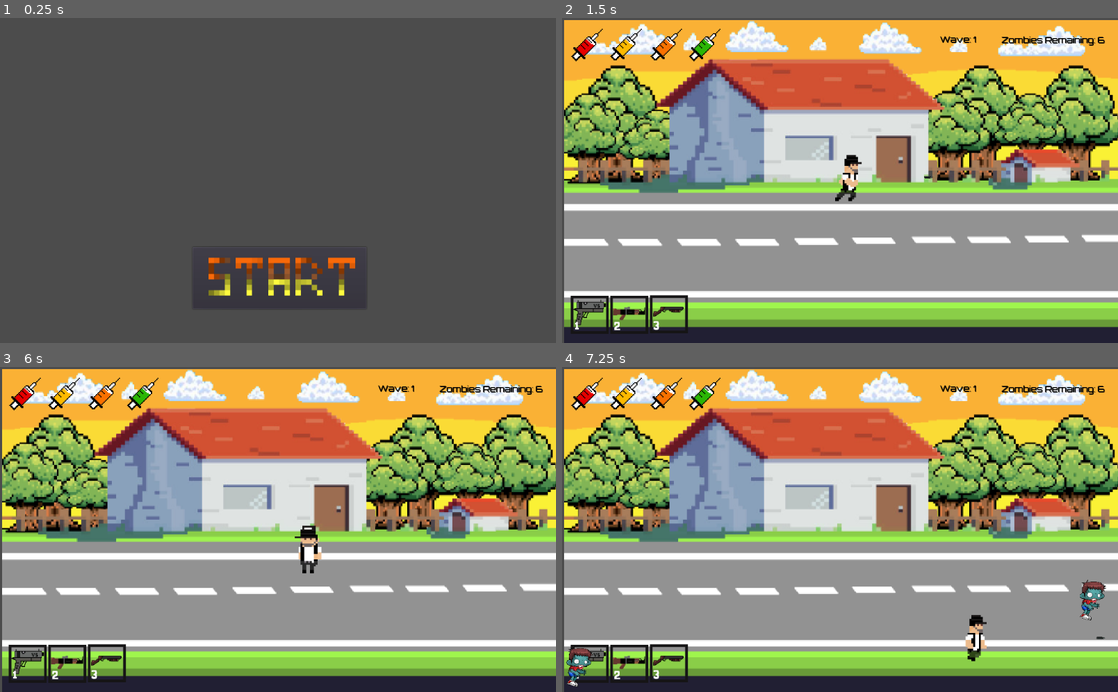
Above: before the commit, frames 1-4 (two rows, left to right).
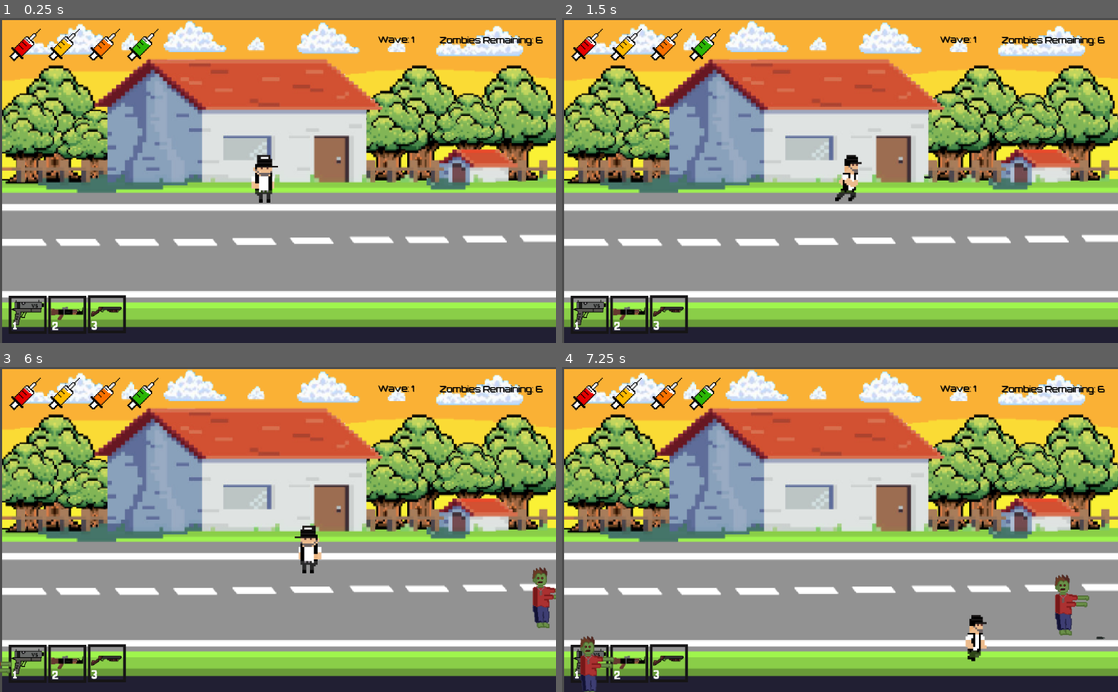
Above: after the commit, the same moments.

Repository: Vincius-dev/Game-CoronaVapo
Game: Godot game, scene res://scenes/Main.tscn
Same seed, same stepped clock (60 frames per second), same inputs: the game is played once before the commit and once after it. Before the commit the project starts from res://scenes/TelaInicial.tscn.
Inputs (mouse positions are in pixels of both pictures, inside the frame that each line leads up to):
- Up to frame 1 (0.25 s): no input
- Up to frame 2 (1.5 s): click (840, 278) at 0.52 s; tap Enter at 1.25 s; move the mouse to (962, 164) at 1.27 s; hold Right (right) from 1.28 s (still down); tap Space (nextText, bound only after the commit) at 1.35 s
- Up to frame 3 (6 s): move the mouse to (166, 545) at 2.02 s; release Right (right) at 2.03 s; hold Down (down) 2.03-2.78 s; tap 1 (Slot1) at 2.1 s; tap Space (nextText, bound only after the commit) at 2.3, 3.05, 3.8, 4.55, 5.1, 5.85 s; move the mouse to (333, 458) at 2.77 s; hold Right (right) 2.78-3.53 s; tap 2 (Slot2) at 2.85 s; move the mouse to (250, 594) at 3.52 s; hold Up (up) 3.53-4.28 s; tap 3 (Slot3) at 3.6 s; move the mouse to (444, 578) at 4.27 s; hold Z (shot) 4.28-5.03 s; hold Left (left) 4.28-5.78 s; move the mouse to (111, 480) at 5.02 s; move the mouse to (305, 529) at 5.77 s; hold Down (down) from 5.78 s (still down)
- Up to frame 4 (7.25 s): move the mouse to (756, 448) at 6.52 s; release Down (down) at 6.53 s; hold Right (right) from 6.53 s (still down); tap 1 (Slot1) at 6.6 s; tap Space (nextText, bound only after the commit) at 6.8 s

The runs differ from the first frame. In frame 1, 98% of the frame differs, in the area x 0-100%, y 0-100%; in frame 2, nothing differs; in frame 3, 0.6%; in frame 4, 1.6%.

Commit message:
Tela Inicial, Sistema Do Dialogo, Cena Da História, Mensagem do Cientista

Diff:
--- a/ProjectTecnico/project.godot
+++ b/ProjectTecnico/project.godot
@@ -16,7 +16,7 @@
 [application]
 
 config/name="ProjectTecnico"
-run/main_scene="res://scenes/TelaInicial.tscn"
+run/main_scene="res://scenes/Main.tscn"
 config/icon="res://icon.png"
 
 [display]
@@ -102,9 +102,9 @@
 "events": [ Object(InputEventKey,"resource_local_to_scene":false,"resource_name":"","device":0,"alt":false,"shift":false,"control":false,"meta":false,"command":false,"pressed":false,"scancode":51,"unicode":0,"echo":false,"script":null)
  ]
 }
-pickup={
+nextText={
 "deadzone": 0.5,
-"events": [ Object(InputEventKey,"resource_local_to_scene":false,"resource_name":"","device":0,"alt":false,"shift":false,"control":false,"meta":false,"command":false,"pressed":false,"scancode":76,"unicode":0,"echo":false,"script":null)
+"events": [ Object(InputEventKey,"resource_local_to_scene":false,"resource_name":"","device":0,"alt":false,"shift":false,"control":false,"meta":false,"command":false,"pressed":false,"scancode":32,"unicode":0,"echo":false,"script":null)
  ]
 }
 
--- /dev/null
+++ b/ProjectTecnico/scenes/Dialogue.tscn
@@ -0,0 +1,42 @@
+[gd_scene load_steps=5 format=2]
+
+[ext_resource path="res://assets/img/Caixa_De_Text.png" type="Texture" id=1]
+[ext_resource path="res://assets/Fonts/Orbitron/Orbitron-VariableFont_wght.ttf" type="DynamicFontData" id=2]
+[ext_resource path="res://scripts/Dialogue.gd" type="Script" id=3]
+
+[sub_resource type="DynamicFont" id=1]
+size = 20
+font_data = ExtResource( 2 )
+
+[node name="Dialogue" type="Control"]
+anchor_left = 0.5
+anchor_top = 1.0
+anchor_right = 0.5
+anchor_bottom = 1.0
+margin_left = -509.48
+margin_top = -596.15
+margin_right = 514.52
+margin_bottom = 3.85046
+script = ExtResource( 3 )
+__meta__ = {
+"_edit_use_anchors_": false
+}
+
+[node name="Sprite" type="Sprite" parent="."]
+position = Vector2( 590.866, 404.641 )
+scale = Vector2( 4, 2 )
+texture = ExtResource( 1 )
+
+[node name="Label" type="Label" parent="."]
+margin_left = 259.864
+margin_top = 407.432
+margin_right = 760.864
+margin_bottom = 547.432
+custom_fonts/font = SubResource( 1 )
+align = 1
+valign = 1
+autowrap = true
+clip_text = true
+__meta__ = {
+"_edit_use_anchors_": false
+}
--- /dev/null
+++ b/ProjectTecnico/scenes/HistoryScene.tscn
@@ -0,0 +1,27 @@
+[gd_scene load_steps=4 format=2]
+
+[ext_resource path="res://sprites/Personagem/Cientista/Cientista2.png" type="Texture" id=1]
+[ext_resource path="res://scripts/HistoryScene.gd" type="Script" id=2]
+[ext_resource path="res://assets/img/Fundo.png" type="Texture" id=3]
+
+[node name="HistoryScene" type="Control"]
+margin_left = 5.04547
+margin_top = -5.04544
+margin_right = 1030.05
+margin_bottom = 595.955
+script = ExtResource( 2 )
+
+[node name="TextureRect" type="TextureRect" parent="."]
+modulate = Color( 0.533333, 0.517647, 0.517647, 1 )
+margin_right = 1019.0
+margin_bottom = 603.0
+texture = ExtResource( 3 )
+expand = true
+__meta__ = {
+"_edit_use_anchors_": false
+}
+
+[node name="Sprite" type="Sprite" parent="."]
+position = Vector2( 894.977, 356.421 )
+scale = Vector2( 5, 5 )
+texture = ExtResource( 1 )
--- a/ProjectTecnico/scenes/Player.tscn
+++ b/ProjectTecnico/scenes/Player.tscn
@@ -18,19 +18,14 @@
 
 [sub_resource type="SpriteFrames" id=1]
 animations = [ {
-"frames": [ ExtResource( 15 ), ExtResource( 14 ), ExtResource( 13 ) ],
-"loop": true,
-"name": "Shotgun_Shot",
-"speed": 5.0
-}, {
 "frames": [ ExtResource( 7 ), ExtResource( 12 ), ExtResource( 10 ) ],
 "loop": true,
 "name": "Glock_Shot",
 "speed": 5.0
 }, {
-"frames": [ ExtResource( 11 ), ExtResource( 8 ) ],
-"loop": false,
-"name": "AK_Shot",
+"frames": [ ExtResource( 15 ), ExtResource( 14 ), ExtResource( 13 ) ],
+"loop": true,
+"name": "Shotgun_Shot",
 "speed": 5.0
 }, {
 "frames": [ ExtResource( 4 ), ExtResource( 3 ), ExtResource( 5 ), ExtResource( 6 ) ],
@@ -41,6 +36,11 @@
 "frames": [ ExtResource( 1 ) ],
 "loop": true,
 "name": "Idle",
+"speed": 5.0
+}, {
+"frames": [ ExtResource( 11 ), ExtResource( 8 ) ],
+"loop": false,
+"name": "AK_Shot",
 "speed": 5.0
 } ]
 
--- a/ProjectTecnico/scenes/TelaInicial.tscn
+++ b/ProjectTecnico/scenes/TelaInicial.tscn
@@ -1,21 +1,196 @@
-[gd_scene load_steps=3 format=2]
+[gd_scene load_steps=24 format=2]
 
 [ext_resource path="res://assets/img/Start.png" type="Texture" id=1]
 [ext_resource path="res://scripts/Button.gd" type="Script" id=2]
+[ext_resource path="res://sprites/Zumbi/zombie_do_baile2.png" type="Texture" id=3]
+[ext_resource path="res://sprites/Zumbi/zombie_do_baile1.png" type="Texture" id=4]
+[ext_resource path="res://sprites/Zumbi/zombie_do_baile3.png" type="Texture" id=5]
+[ext_resource path="res://sprites/Zumbi/zombie_do_baile4.png" type="Texture" id=6]
+[ext_resource path="res://sprites/Cenarios/TelaInicialCenario/TelaInicial.png" type="Texture" id=7]
+[ext_resource path="res://sprites/Personagem/TelaInicialChar/StartTelaJogo2.png" type="Texture" id=8]
+[ext_resource path="res://sprites/Personagem/TelaInicialChar/StartTelaJogo1.png" type="Texture" id=9]
+[ext_resource path="res://sprites/Personagem/TelaInicialChar/StartTelaJogo3.png" type="Texture" id=10]
+[ext_resource path="res://assets/Fonts/Orbitron/Orbitron-VariableFont_wght.ttf" type="DynamicFontData" id=11]
+[ext_resource path="res://assets/Sprite_Teclas/Setas4.png" type="Texture" id=12]
+[ext_resource path="res://assets/Sprite_Teclas/Setas1.png" type="Texture" id=13]
+[ext_resource path="res://assets/Sprite_Teclas/Setas3.png" type="Texture" id=14]
+[ext_resource path="res://assets/Sprite_Teclas/Setas2.png" type="Texture" id=15]
+[ext_resource path="res://assets/Sprite_Teclas/Backspace.png" type="Texture" id=16]
+[ext_resource path="res://assets/Sprite_Teclas/x.png" type="Texture" id=17]
+[ext_resource path="res://assets/Sprite_Teclas/Z.png" type="Texture" id=18]
+
+[sub_resource type="SpriteFrames" id=1]
+animations = [ {
+"frames": [ ExtResource( 9 ) ],
+"loop": true,
+"name": "idle",
+"speed": 5.0
+}, {
+"frames": [ ExtResource( 9 ), ExtResource( 8 ), ExtResource( 10 ) ],
+"loop": true,
+"name": "Shooting",
+"speed": 5.0
+} ]
+
+[sub_resource type="SpriteFrames" id=2]
+animations = [ {
+"frames": [ ExtResource( 4 ), ExtResource( 3 ), ExtResource( 5 ), ExtResource( 6 ) ],
+"loop": true,
+"name": "default",
+"speed": 5.0
+} ]
+
+[sub_resource type="DynamicFont" id=3]
+size = 20
+font_data = ExtResource( 11 )
+
+[sub_resource type="DynamicFont" id=4]
+size = 20
+font_data = ExtResource( 11 )
+
+[sub_resource type="DynamicFont" id=5]
+size = 20
+font_data = ExtResource( 11 )
 
 [node name="TelaInicial" type="Node2D"]
 
+[node name="TextureRect" type="TextureRect" parent="."]
+margin_right = 1026.0
+margin_bottom = 603.0
+texture = ExtResource( 7 )
+expand = true
+__meta__ = {
+"_edit_use_anchors_": false
+}
+
 [node name="Button" type="Button" parent="."]
-margin_left = 354.978
-margin_top = 422.903
-margin_right = 674.978
-margin_bottom = 536.903
+anchor_left = 0.5
+anchor_top = 0.5
+anchor_right = 0.5
+anchor_bottom = 0.5
+margin_left = 392.5
+margin_top = 258.0
+margin_right = 633.5
+margin_bottom = 345.0
 script = ExtResource( 2 )
 __meta__ = {
 "_edit_use_anchors_": false
 }
 
 [node name="Start" type="Sprite" parent="Button"]
-position = Vector2( 179.075, 109.541 )
+position = Vector2( 134.575, 88.041 )
+scale = Vector2( 0.821875, 0.865625 )
 texture = ExtResource( 1 )
+
+[node name="AnimatedSprite" type="AnimatedSprite" parent="Button"]
+position = Vector2( -299.267, 163.666 )
+scale = Vector2( 1.5, 1.5 )
+frames = SubResource( 1 )
+animation = "Shooting"
+
+[node name="AnimatedSprite" type="AnimatedSprite" parent="."]
+position = Vector2( 729.97, 401.536 )
+scale = Vector2( 0.9, 0.9 )
+frames = SubResource( 2 )
+playing = true
+flip_h = true
+
+[node name="AnimatedSprite2" type="AnimatedSprite" parent="."]
+position = Vector2( 931.268, 483.115 )
+scale = Vector2( 0.9, 0.9 )
+frames = SubResource( 2 )
+playing = true
+flip_h = true
+
+[node name="AnimatedSprite3" type="AnimatedSprite" parent="."]
+position = Vector2( 573.169, 515.958 )
+scale = Vector2( 0.9, 0.9 )
+frames = SubResource( 2 )
+playing = true
+flip_h = true
+
+[node name="Label" type="Label" parent="."]
+margin_left = -0.0841827
+margin_top = -0.471931
+margin_right = 205.916
+margin_bottom = 72.5281
+custom_fonts/font = SubResource( 3 )
+custom_colors/font_color = Color( 0, 0, 0, 1 )
+custom_colors/font_outline_modulate = Color( 0, 0, 0, 1 )
+custom_colors/font_color_shadow = Color( 0, 0, 0, 1 )
+text = "Movimentação:
+ "
+align = 1
+valign = 1
+__meta__ = {
+"_edit_use_anchors_": false
+}
+
+[node name="Label2" type="Label" parent="."]
+margin_left = 300.0
+margin_top = 10.0
+margin_right = 401.0
+margin_bottom = 65.0
+custom_fonts/font = SubResource( 4 )
+custom_colors/font_color = Color( 0, 0, 0, 1 )
+custom_colors/font_outline_modulate = Color( 0, 0, 0, 1 )
+custom_colors/font_color_shadow = Color( 0, 0, 0, 1 )
+text = "Dialogos:
+"
+align = 1
+valign = 1
+__meta__ = {
+"_edit_use_anchors_": false
+}
+
+[node name="Label3" type="Label" parent="."]
+margin_left = 500.0
+margin_top = 13.0
+margin_right = 573.0
+margin_bottom = 39.0
+custom_fonts/font = SubResource( 5 )
+custom_colors/font_color = Color( 0, 0, 0, 1 )
+custom_colors/font_outline_modulate = Color( 0, 0, 0, 1 )
+custom_colors/font_color_shadow = Color( 0, 0, 0, 1 )
+text = "Atirar:"
+align = 1
+valign = 1
+__meta__ = {
+"_edit_use_anchors_": false
+}
+
+[node name="Sprite" type="Sprite" parent="."]
+position = Vector2( 58.5, 57.5 )
+scale = Vector2( 0.6, 0.6 )
+texture = ExtResource( 13 )
+
+[node name="Sprite2" type="Sprite" parent="."]
+position = Vector2( 83.5, 57.5 )
+scale = Vector2( 0.6, 0.6 )
+texture = ExtResource( 15 )
+
+[node name="Sprite3" type="Sprite" parent="."]
+position = Vector2( 108.5, 57.5 )
+scale = Vector2( 0.6, 0.6 )
+texture = ExtResource( 14 )
+
+[node name="Sprite4" type="Sprite" parent="."]
+position = Vector2( 133.5, 57.5 )
+scale = Vector2( 0.6, 0.6 )
+texture = ExtResource( 12 )
+
+[node name="Sprite5" type="Sprite" parent="."]
+position = Vector2( 350.649, 62.7676 )
+texture = ExtResource( 16 )
+
+[node name="Sprite6" type="Sprite" parent="."]
+position = Vector2( 521.49, 54.2728 )
+scale = Vector2( 0.7, 0.7 )
+texture = ExtResource( 17 )
+
+[node name="Sprite7" type="Sprite" parent="."]
+position = Vector2( 548.799, 55.0253 )
+scale = Vector2( 0.7, 0.7 )
+texture = ExtResource( 18 )
 [connection signal="pressed" from="Button" to="Button" method="_on_Start_pressed"]
+[connection signal="frame_changed" from="Button/AnimatedSprite" to="Button" method="_on_AnimatedSprite_frame_changed"]
--- a/ProjectTecnico/scenes/Wave.tscn
+++ b/ProjectTecnico/scenes/Wave.tscn
@@ -8,6 +8,7 @@
 [ext_resource path="res://assets/Fonts/Orbitron/Orbitron-VariableFont_wght.ttf" type="DynamicFontData" id=6]
 [ext_resource path="res://scenes/Life.tscn" type="PackedScene" id=7]
 [ext_resource path="res://assets/img/Fundo.png" type="Texture" id=8]
+[ext_resource path="res://scenes/scientist_Dialogue.tscn" type="PackedScene" id=9]
 
 [sub_resource type="RectangleShape2D" id=1]
 extents = Vector2( 514.652, 15.2683 )
@@ -109,6 +110,13 @@
 position = Vector2( 1022.81, 266.435 )
 rotation = 1.57078
 
+[node name="scientist_Dialogue" parent="." instance=ExtResource( 9 )]
+pause_mode = 2
+margin_left = 3.59204
+margin_top = 4.38257
+margin_right = 14.592
+margin_bottom = -445.617
+
 [node name="PauseScreen" parent="." instance=ExtResource( 5 )]
 visible = false
 margin_left = -0.79364
--- a/ProjectTecnico/scenes/Zumbi.tscn
+++ b/ProjectTecnico/scenes/Zumbi.tscn
@@ -1,40 +1,36 @@
-[gd_scene load_steps=15 format=2]
+[gd_scene load_steps=9 format=2]
 
-[ext_resource path="res://sprites/Zumbi/walk (2).png" type="Texture" id=1]
-[ext_resource path="res://sprites/Zumbi/walk (3).png" type="Texture" id=2]
-[ext_resource path="res://sprites/Zumbi/walk (6).png" type="Texture" id=3]
-[ext_resource path="res://sprites/Zumbi/walk (8).png" type="Texture" id=4]
-[ext_resource path="res://sprites/Zumbi/walk (1).png" type="Texture" id=5]
-[ext_resource path="res://sprites/Zumbi/walk (4).png" type="Texture" id=6]
-[ext_resource path="res://sprites/Zumbi/walk (7).png" type="Texture" id=7]
-[ext_resource path="res://sprites/Zumbi/walk (9).png" type="Texture" id=8]
-[ext_resource path="res://sprites/Zumbi/walk (10).png" type="Texture" id=9]
-[ext_resource path="res://sprites/Zumbi/walk (5).png" type="Texture" id=10]
+[ext_resource path="res://sprites/Zumbi/zombie_do_baile3.png" type="Texture" id=1]
+[ext_resource path="res://sprites/Zumbi/zombie_do_baile4.png" type="Texture" id=2]
+[ext_resource path="res://sprites/Zumbi/zombie_do_baile2.png" type="Texture" id=3]
+[ext_resource path="res://sprites/Zumbi/zombie_do_baile1.png" type="Texture" id=4]
 [ext_resource path="res://scripts/Zumbi.gd" type="Script" id=11]
 
 [sub_resource type="SpriteFrames" id=1]
 animations = [ {
-"frames": [ ExtResource( 5 ), ExtResource( 1 ), ExtResource( 2 ), ExtResource( 6 ), ExtResource( 10 ), ExtResource( 3 ), ExtResource( 7 ), ExtResource( 4 ), ExtResource( 8 ), ExtResource( 9 ) ],
+"frames": [ ExtResource( 4 ), ExtResource( 3 ), ExtResource( 1 ), ExtResource( 2 ) ],
 "loop": true,
 "name": "default",
 "speed": 10.0
 } ]
 
 [sub_resource type="CircleShape2D" id=2]
-radius = 23.4019
+radius = 9.76381
 
 [sub_resource type="RectangleShape2D" id=3]
-extents = Vector2( 19.3994, 26.7151 )
+extents = Vector2( 16.5863, 23.5474 )
 
 [node name="Zumbi" type="KinematicBody2D" groups=[
 "inimigos",
 ]]
+scale = Vector2( 2, 2 )
 script = ExtResource( 11 )
 
 [node name="Sprite" type="AnimatedSprite" parent="."]
-position = Vector2( -7.38726, 11.365 )
-scale = Vector2( 0.180229, 0.160724 )
+position = Vector2( -6.72717, 35.5279 )
+scale = Vector2( 0.4, 0.4 )
 frames = SubResource( 1 )
+frame = 3
 playing = true
 
 [node name="Shape" type="CollisionShape2D" parent="."]
@@ -44,6 +40,6 @@
 [node name="Area2D" type="Area2D" parent="."]
 
 [node name="CollisionShape2D" type="CollisionShape2D" parent="Area2D"]
-position = Vector2( -10.0863, 11.5474 )
+position = Vector2( -6.8363, 15.2974 )
 shape = SubResource( 3 )
 [connection signal="body_entered" from="Area2D" to="." method="_on_Area2D_body_entered"]
--- /dev/null
+++ b/ProjectTecnico/scenes/scientist_Dialogue.tscn
@@ -0,0 +1,67 @@
+[gd_scene load_steps=7 format=2]
+
+[ext_resource path="res://assets/Fonts/Orbitron/Orbitron-VariableFont_wght.ttf" type="DynamicFontData" id=1]
+[ext_resource path="res://assets/img/cientist_profile.png" type="Texture" id=2]
+[ext_resource path="res://assets/img/Slot_Cientista.png" type="Texture" id=3]
+[ext_resource path="res://assets/img/Texto_Cientista.png" type="Texture" id=4]
+[ext_resource path="res://scripts/scientist_Dialogue.gd" type="Script" id=5]
+
+[sub_resource type="DynamicFont" id=1]
+size = 15
+font_data = ExtResource( 1 )
+
+[node name="scientist_Dialogue" type="Control"]
+visible = false
+anchor_right = 1.0
+anchor_bottom = 1.0
+script = ExtResource( 5 )
+__meta__ = {
+"_edit_use_anchors_": false
+}
+
+[node name="TextureRect" type="TextureRect" parent="."]
+margin_left = 330.777
+margin_top = 42.4486
+margin_right = 969.777
+margin_bottom = 143.449
+texture = ExtResource( 4 )
+expand = true
+__meta__ = {
+"_edit_use_anchors_": false
+}
+
+[node name="Sprite2" type="Sprite" parent="."]
+position = Vector2( 990.045, 83.9807 )
+scale = Vector2( 3.25993, 3.14339 )
+texture = ExtResource( 3 )
+
+[node name="Sprite" type="Sprite" parent="."]
+position = Vector2( 978.126, 107.417 )
+scale = Vector2( 1.26598, 1.32868 )
+texture = ExtResource( 2 )
+
+[node name="Label" type="Label" parent="."]
+margin_left = 565.0
+margin_top = 77.0
+margin_right = 933.0
+margin_bottom = 132.0
+custom_fonts/font = SubResource( 1 )
+custom_colors/font_color = Color( 0, 0, 0, 1 )
+custom_colors/font_outline_modulate = Color( 0, 0, 0, 1 )
+custom_colors/font_color_shadow = Color( 0, 0, 0, 1 )
+align = 1
+valign = 1
+autowrap = true
+clip_text = true
+__meta__ = {
+"_edit_use_anchors_": false
+}
+
+[node name="Timer" type="Timer" parent="."]
+wait_time = 20.0
+autostart = true
+
+[node name="Timer2" type="Timer" parent="."]
+wait_time = 5.0
+[connection signal="timeout" from="Timer" to="." method="textList"]
+[connection signal="timeout" from="Timer2" to="." method="_on_Timer2_timeout"]
--- a/ProjectTecnico/scripts/Button.gd
+++ b/ProjectTecnico/scripts/Button.gd
@@ -1,5 +1,6 @@
 extends Button
-
+var trocarTela = false
+var frame = 1
 
 func _on_Start_mouse_entered():
 	$Start.modulate.r = 0.7
@@ -14,10 +15,16 @@
 	$Start.modulate.b = 1
 	pass # Replace with function body.
 
-
 func _on_Start_pressed():
 	$Start.modulate.r = 0.4
 	$Start.modulate.g = 0.4
 	$Start.modulate.b = 0.4
-	get_tree().change_scene("res://scenes/Main.tscn")
+	$AnimatedSprite.play("Shooting")
 	pass
+
+func _on_AnimatedSprite_frame_changed():
+	frame += 1
+	if frame == 4:
+		get_tree().change_scene("res://scenes/HistoryScene.tscn")
+
+	pass
--- /dev/null
+++ b/ProjectTecnico/scripts/Dialogue.gd
@@ -0,0 +1,55 @@
+extends Control
+
+var nameText = "null"
+var numberText = 1
+var dialogueEnd = false
+
+func _ready():
+	pass
+
+func _process(delta):
+	TextList()
+	pass
+
+func TextList():
+	if Input.is_action_just_pressed("nextText"):
+		numberText += 1
+
+	if nameText == "cientistaHistoria":
+		if numberText == 1:
+			$Label.text = "Um humano intacto, Incrível! você por acaso tem um nome? quer saber, isso nem importa mais."
+		if numberText == 2:
+			$Label.text = "O mundo mudou depois daquele vírus, negligenciado inicialmente, porém causou a estinção da nossa espécie. Definitivamente é a pior escolha que já fizemos."
+		if numberText == 3:
+			$Label.text = "Sabe, era respeitar medidas tão simples, mas depois daquela mutação as coisas ficaram diferentes... ele tomou total controle do necórtex cerebral."
+		if numberText == 4:
+			$Label.text = "As pessoas se tornaram selvagens, e atacavam á todos. Foi um caos, cerca de 99,9% da humanidade foi extinta."
+		if numberText == 5:
+			$Label.text = "Acredite se quiser, a ultima resistencia da humanidade está no Brasil..."
+		if numberText == 6:
+			$Label.text = "Somos nós, e agóra você faz parte dela."
+		if numberText == 7:
+			$Label.text = "É muito perigoso conversar aqui fora, vamos entrar. Mas antes elimine esses infectados, siga minhas instruções."
+			get_tree().change_scene("res://scenes/Main.tscn")
+
+	if nameText == "falaCientista":
+		if numberText == 1:
+			$Label.text = ""
+		if numberText == 2:
+			$Label.text = ""
+		if numberText == 3:
+			$Label.text = ""
+		if numberText == 4:
+			$Label.text = ""
+
+	if nameText == "falaEngenheiro":
+		if numberText == 1:
+			$Label.text = ""
+		if numberText == 2:
+			$Label.text = ""
+		if numberText == 3:
+			$Label.text = ""
+		if numberText == 4:
+			$Label.text = ""
+
+	pass
--- /dev/null
+++ b/ProjectTecnico/scripts/HistoryScene.gd
@@ -0,0 +1,9 @@
+extends Control
+
+var dialogue0 = load("res://scenes/Dialogue.tscn")
+
+func _ready():
+	var dialogue1 = dialogue0.instance()
+	add_child(dialogue1)
+	dialogue1.nameText = "cientistaHistoria"
+	pass
--- a/ProjectTecnico/scripts/Wave.gd
+++ b/ProjectTecnico/scripts/Wave.gd
@@ -9,6 +9,7 @@
 
 signal pause
 signal resetLifes
+signal passarWave
 
 func _physics_process(delta):
 	show_remaining()
@@ -67,6 +68,7 @@
 	pass
 
 func player_death():
+	$scientist_Dialogue.visible = false
 	emit_signal("pause")
 	get_tree().call_group("inimigos","queue_free")
 	if $PauseScreen.visible == false:
@@ -77,6 +79,7 @@
 	zombiesAlive = totalZombie
 	$Player.vida = 4
 	$Player.position = Vector2(487.419,295.59)
+	$scientist_Dialogue.visible = true
 	emit_signal("resetLifes")
 	attempts -= 1
 	spawnedZombies = 0
@@ -92,6 +95,7 @@
 		$Player.move_and_slide($Position2D.position - $Player.position)
 	if $Player.position == $Position2D.position - $Player.position:
 		waveNumber += 1
+		emit_signal("passarWave")
 		#change_scene("nome da cena")
 	pass
 
--- /dev/null
+++ b/ProjectTecnico/scripts/scientist_Dialogue.gd
@@ -0,0 +1,54 @@
+extends Control
+
+var numberText = 0
+var rng = RandomNumberGenerator.new()
+var TextOn= true
+
+func _process(delta):
+	pass
+
+func textList():
+	if TextOn == true:
+		rng.randomize()
+		numberText = rng.randi_range(1,10)
+		visible = true
+		$Timer2.start()
+
+		if numberText == 1:
+			$Label.text = "teste 1"
+			TextOn = false
+		if numberText == 2:
+			$Label.text = "teste 2"
+			TextOn = false
+		if numberText == 3:
+			$Label.text = "teste 3"
+			TextOn = false
+		if numberText == 4:
+			$Label.text = "teste 4"
+			TextOn = false
+		if numberText == 5:
+			$Label.text = "teste 5"
+			TextOn = false
+		if numberText == 6:
+			$Label.text = "teste 6"
+			TextOn = false
+		if numberText == 7:
+			$Label.text = "teste 7"
+			TextOn = false
+		if numberText == 8:
+			$Label.text = "teste 8"
+			TextOn = false
+		if numberText == 9:
+			$Label.text = "teste 9"
+			TextOn = false
+		if numberText == 10:
+			$Label.text = "teste 10"
+			TextOn = false
+	pass
+
+
+
+func _on_Timer2_timeout():
+	visible = false
+	TextOn = true
+	pass
Binary file added: ProjectTecnico/assets/Sprite_Teclas/Backspace.png
Not shown, added: ProjectTecnico/assets/Sprite_Teclas/Backspace.png.import
Binary file added: ProjectTecnico/assets/Sprite_Teclas/Setas1.png
Not shown, added: ProjectTecnico/assets/Sprite_Teclas/Setas1.png.import
Binary file added: ProjectTecnico/assets/Sprite_Teclas/Setas2.png
Not shown, added: ProjectTecnico/assets/Sprite_Teclas/Setas2.png.import
Binary file added: ProjectTecnico/assets/Sprite_Teclas/Setas3.png
Not shown, added: ProjectTecnico/assets/Sprite_Teclas/Setas3.png.import
Binary file added: ProjectTecnico/assets/Sprite_Teclas/Setas4.png
Not shown, added: ProjectTecnico/assets/Sprite_Teclas/Setas4.png.import
Binary file added: ProjectTecnico/assets/Sprite_Teclas/Z.png
Not shown, added: ProjectTecnico/assets/Sprite_Teclas/Z.png.import
(and 52 more such lines)
